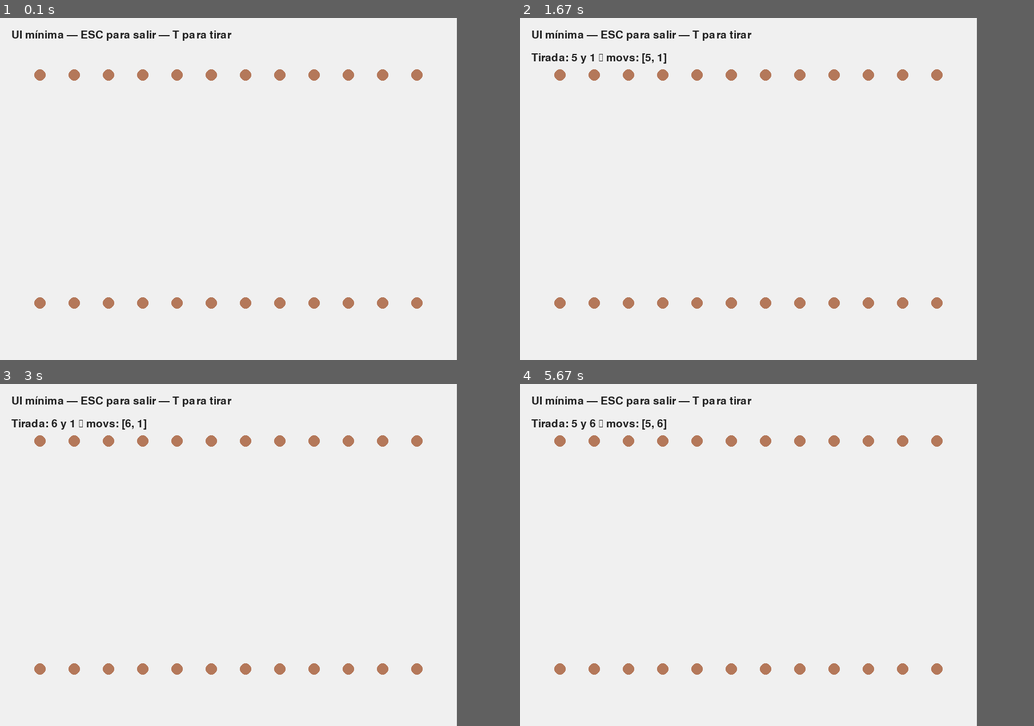
Above: before the commit, frames 1-4 (two rows, left to right).
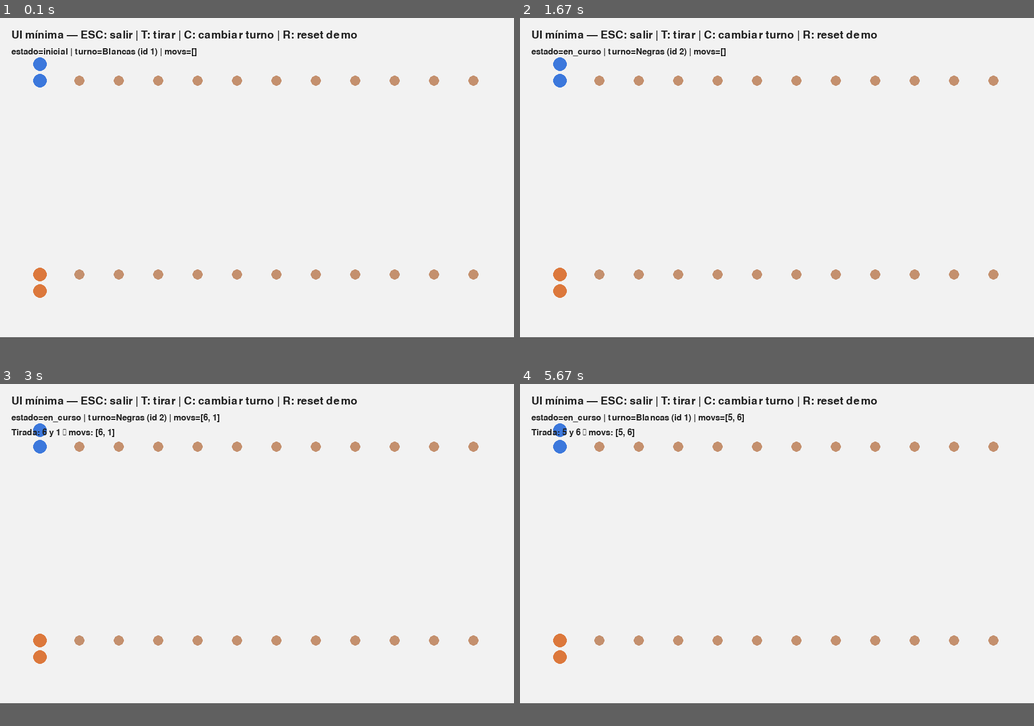
Above: after the commit, the same moments.

Repository: um-computacion/computacion-2025-backgammon-maxinavesi1
Game: pygame game, started from backgammon/pygame/pygame_ui.py
Two runs of this game, one before a commit and one after it. Both use one fixed random seed, a clock stepped at 60 frames per second and the inputs below.
Inputs:
- Up to frame 1 (0.1 s): no input
- Up to frame 2 (1.67 s): tap T at 0.33 s; hold R 0.67-1.13 s; tap C at 1.17 s
- Up to frame 3 (3 s): hold T 2.5-2.97 s
- Up to frame 4 (5.67 s): hold C 4-4.47 s; tap T at 5.5 s
In our replay, the window is 800x600 before the commit and 900x560 after it. These sizes can differ from the game's own. Grey fills any space a smaller window leaves; there, only what the larger window draws over its background counts as a difference.

The runs differ from the first frame. In frame 1, 3.4% of the frame differs, in the area x 2-94%, y 3-85%; in frame 2, 3.7%; in frame 3, 3.8%; in frame 4, 3.9%.

Commit message:
Demo completada

Diff:
--- a/backgammon/core/juego.py
+++ b/backgammon/core/juego.py
@@ -1,7 +1,9 @@
-from backgammon.core.tablero import Tablero
+"""Coordinación del juego: tablero, dados, turno y estado simple."""
+
+from backgammon.core.tablero import Tablero, PUNTOS
 from backgammon.core.dados import Dados
 from backgammon.core.jugador import Jugador
-from backgammon.core.tablero import PUNTOS
+
 
 class Juego:
     """Coordina el estado del juego, los dados y el turno actual."""
@@ -12,9 +14,16 @@
         self.__jugadores__ = [jugador1, jugador2]
         self.__dados__ = Dados()
         self.__indice_jugador_actual__ = 0 if indice_inicial not in (0, 1) else indice_inicial
+
         self.__barra__ = {jugador1.id: 0, jugador2.id: 0}
+
         self.__estado__ = "inicial"
         self.__movs_restantes__ = []
+
+    @property
+    def tablero(self):
+        """Acceso de solo lectura al tablero (para UI/testing)."""
+        return self.__tablero__
 
     @property
     def estado(self):
@@ -27,7 +36,7 @@
         return self.__jugadores__[self.__indice_jugador_actual__]
 
 
-    def usar_semilla(self, semilla):
+    def usar_semilla(self, semilla: int):
         """Fija la semilla de los dados (tiradas reproducibles)."""
         self.__dados__.fijar_semilla(semilla)
 
@@ -44,9 +53,9 @@
         """Devuelve una copia de los movimientos que quedan por usar."""
         return list(self.__movs_restantes__)
 
-
-    def aplicar_movimiento(self, desde, hasta):
+    def aplicar_movimiento(self, desde: int, hasta: int) -> bool:
         """Mueve una ficha del jugador actual si la distancia está disponible.
+        No cambia el turno; sólo consume la distancia si el movimiento ocurre.
         """
         distancia = abs(hasta - desde)
         if distancia not in self.__movs_restantes__:
@@ -54,18 +63,45 @@
 
         ok = self.__tablero__.mover_ficha(self.jugador_actual.id, desde, hasta)
         if ok:
-
             self.__movs_restantes__.remove(distancia)
         return ok
 
+    def mover_ficha(self, desde: int, hasta: int) -> bool:
+        """Mueve una ficha si la distancia está en los movimientos restantes.
+        Consume la distancia y, si no quedan, cambia el turno.
+        """
+        pid = self.jugador_actual.id
+        distancia = abs(hasta - desde)
+        if distancia not in self.__movs_restantes__:
+            return False
+
+        ok = self.__tablero__.mover_ficha(pid, desde, hasta)
+        if not ok:
+            return False
+
+        self.__movs_restantes__.remove(distancia)
+        if not self.__movs_restantes__:
+            self.cambiar_turno()
+        else:
+            self._actualizar_estado()
+        return True
+
+    def colocar_ficha_en(self, punto: int) -> bool:
+        """Coloca una ficha del jugador actual en 'punto'."""
+        pid = self.jugador_actual.id
+        ok = self.__tablero__.colocar_ficha(pid, punto)
+        if ok and self.__estado__ == "inicial":
+            self.__estado__ = "en_curso"
+        self._actualizar_estado()
+        return ok
 
     def cambiar_turno(self):
-        """Alterna el turno entre 0 y 1."""
+        """Alterna el turno entre 0 y 1 y limpia movimientos pendientes."""
         self.__indice_jugador_actual__ = 1 - self.__indice_jugador_actual__
         self.__movs_restantes__.clear()
         self._actualizar_estado()
 
-    def termino(self):
+    def termino(self) -> bool:
         """Indica si el juego terminó (hay ganador)."""
         return self.__tablero__.hay_ganador()
 
@@ -79,51 +115,11 @@
                 return j
         return None
 
-    def colocar_ficha_en(self, punto):
-        """Coloca una ficha del jugador actual en 'punto'."""
-        pid = self.jugador_actual.id
-        ok = self.__tablero__.colocar_ficha(pid, punto)
-        if ok and self.__estado__ == "inicial":
-            self.__estado__ = "en_curso"
-        self._actualizar_estado()
-        return ok
-
-    def mover_ficha(self, desde, hasta):
-        """Mueve una ficha si la distancia está en los movimientos restantes."""
-        pid = self.jugador_actual.id
-        distancia = abs(hasta - desde)
-        if distancia not in self.__movs_restantes__:
-            return False
-        ok = self.__tablero__.mover_ficha(pid, desde, hasta)
-        if not ok:
-            return False
-
-        self.__movs_restantes__.remove(distancia)
-
-        if not self.__movs_restantes__:
-            self.cambiar_turno()
-        else:
-            self._actualizar_estado()
-        return True
-
-    def _actualizar_estado(self):
-        """Actualiza 'terminado' si hay ganador, o 'en_curso' en caso contrario."""
-        if self.__tablero__.hay_ganador():
-            self.__estado__ = "terminado"
-        else:
-            if self.__movs_restantes__ and self.__estado__ != "inicial":
-                self.__estado__ = "en_curso"
-
-    def usar_semilla(self, n: int):
-        """Configura la semilla en los dados del juego."""
-        self.__dados__.fijar_semilla(n)
-
-    def estado_dict(self):
+    def estado_dict(self) -> dict:
         """Devuelve un snapshot del juego en un diccionario simple."""
         puntos = [self.__tablero__.punto(i)[:] for i in range(PUNTOS)]
         barra = {pid: self.__tablero__.fichas_en_barra(pid) for pid in self.__barra__.keys()}
         salidas = {pid: self.__tablero__.fichas_salidas(pid) for pid in self.__barra__.keys()}
-
         return {
             "estado": self.__estado__,
             "jugador_actual": self.jugador_actual.nombre,
@@ -132,9 +128,9 @@
             "puntos": puntos,
             "barra": barra,
             "salidas": salidas,
-            }
+        }
 
-    def resumen_estado(self):
+    def resumen_estado(self) -> str:
         """String corto para imprimir en CLI o logs."""
         e = self.estado_dict()
         return (f"estado={e['estado']} | turno={e['jugador_actual']} "
@@ -146,3 +142,11 @@
         self.__movs_restantes__.clear()
         self.__indice_jugador_actual__ = 0
         self.__estado__ = "inicial"
+
+    def _actualizar_estado(self):
+        """Actualiza 'terminado' si hay ganador; si no, 'en_curso' cuando corresponda."""
+        if self.__tablero__.hay_ganador():
+            self.__estado__ = "terminado"
+        else:
+            if self.__movs_restantes__ and self.__estado__ != "inicial":
+                self.__estado__ = "en_curso"
--- a/backgammon/pygame/pygame_app.py
+++ b/backgammon/pygame/pygame_app.py
@@ -1,40 +1,14 @@
-import sys
-import pygame
-from backgammon.core.juego import Juego
-from backgammon.core.jugador import Jugador
-from backgammon.core.tablero import PUNTOS
+"""Lanzador de la demo Pygame.
 
-ANCHO = 960
-ALTO = 480
-MARGEN = 20
-COLOR_FONDO = (240, 240, 240)
-COLOR_TEXTO = (20, 20, 20)
-COLOR_PUNTO = (200, 200, 200)
-COLOR_A = (60, 120, 220)
-COLOR_B = (220, 120, 60)
+Ejecución:
+    python -m backgammon.pygame.pygame_app
+"""
+from backgammon.pygame.pygame_ui import iniciar_ui
 
-def _posicion_punto(idx):
-    """Distribuye 24 puntos en dos filas de 12."""
-    fila = 0 if idx < 12 else 1
-    col = idx if idx < 12 else 23 - idx
-    ancho_util = ANCHO - 2 * MARGEN
-    esp = ancho_util // 12
-    x = MARGEN + col * esp + esp // 2
-    y = MARGEN + (ALTO - 2 * MARGEN) * (0.25 if fila == 0 else 0.75)
-    return x, y, esp
 
-def correr():
-    pygame.init()
-    pantalla = pygame.display.set_mode((ANCHO, ALTO))
-    pygame.display.set_caption("Backgammon (demo UI)")
-    clock = pygame.time.Clock()
-    font = pygame.font.SysFont(None, 24)
+def main() -> None:
+    iniciar_ui()
 
-    j1 = Jugador("A")
-    j2 = Jugador("B")
-    juego = Juego(j1, j2)
-    corriendo = True
-    while corriendo:
-        for ev in pygame.event.get():
-            if ev.type == pygame.QUIT:
-                corriendo = False
+
+if __name__ == "__main__":
+    main()
--- a/backgammon/pygame/pygame_ui.py
+++ b/backgammon/pygame/pygame_ui.py
@@ -1,69 +1,126 @@
-"""Ventana mínima con Pygame para ver algo en pantalla.
+"""Demo Pygame con estado de juego.
 
-Uso:
+Teclas:
+  ESC  → salir
+  T    → tirar dados (muestra movs)
+  C    → cambiar turno
+  R    → reset DEMO (2 fichas J1 en 0 y 2 fichas J2 en 23)
+
+Ejecución:
     python -m backgammon.pygame.pygame_ui
 """
 
+import sys
 import pygame
-import sys
-from backgammon.core.dados import Dados
 
-ANCHO = 800
-ALTO = 600
+from backgammon.core.juego import Juego
+from backgammon.core.jugador import Jugador
+from backgammon.core.tablero import PUNTOS
+
+ANCHO = 900
+ALTO = 560
 FPS = 60
-COLOR_FONDO = (240, 240, 240)
+COLOR_FONDO = (242, 242, 242)
 COLOR_TEXTO = (30, 30, 30)
-COLOR_PUNTO = (180, 120, 90)
+COLOR_PUNTO = (196, 144, 110)
+COLOR_J1 = (60, 120, 220)
+COLOR_J2 = (220, 120, 60)
 
-def dibujar_puntos(superficie):
-    radio = 10
-    margen = 40
-    espacio = (ANCHO - 2 * margen) // 12
-    y_sup = 100
-    for i in range(12):
-        x = margen + i * espacio + espacio // 2
-        pygame.draw.circle(superficie, COLOR_PUNTO, (x, y_sup), radio)
-    y_inf = ALTO - 100
-    for i in range(12):
-        x = margen + i * espacio + espacio // 2
-        pygame.draw.circle(superficie, COLOR_PUNTO, (x, y_inf), radio)
 
-def iniciar_ui(ancho=ANCHO, alto=ALTO):
+def _xy_punto(idx: int) -> tuple[int, int, int, int]:
+    """(x_centro, y_base, ancho_col, dir), dir = -1 (arriba) o +1 (abajo)."""
+    fila_sup = (idx < 12)
+    col = idx if fila_sup else (23 - idx)
+    margen = 36
+    ancho_util = ANCHO - 2 * margen
+    col_w = ancho_util // 12
+    x = margen + col * col_w + col_w // 2
+    y = 110 if fila_sup else (ALTO - 110)
+    return x, y, col_w, (-1 if fila_sup else 1)
+
+def _dibujar_puntos(surface: pygame.Surface) -> None:
+    radio = 9
+    for i in range(24):
+        x, y, _, _ = _xy_punto(i)
+        pygame.draw.circle(surface, COLOR_PUNTO, (x, y), radio)
+
+def _dibujar_fichas(surface: pygame.Surface, juego: Juego) -> None:
+    """Dibuja las fichas apiladas leyendo el tablero público (sin tocar privados)."""
+    t = juego.tablero
+    radio = 12
+    sep = 5
+    j1_id = 1
+    for i in range(PUNTOS):
+        x, y_base, _, dire = _xy_punto(i)
+        pila = t.punto(i)
+        for n, pid in enumerate(pila):
+            dy = (radio * 2 + sep) * n * dire
+            color = COLOR_J1 if pid == j1_id else COLOR_J2
+            pygame.draw.circle(surface, color, (x, y_base + dy), radio)
+
+def _demo_reset(juego: Juego) -> None:
+    """Tablero vacío + 2 fichas del jugador actual en 0 y 2 del otro en 23."""
+    t = juego.tablero
+    t.preparar_posicion_inicial()
+    j1 = juego.jugador_actual
+    otro = 1 if j1.id != 1 else 2
+    t.colocar_ficha(j1.id, 0)
+    t.colocar_ficha(j1.id, 0)
+    t.colocar_ficha(otro, 23)
+    t.colocar_ficha(otro, 23)
+
+def iniciar_ui(ancho: int = ANCHO, alto: int = ALTO) -> None:
     pygame.init()
     pygame.font.init()
+
     flags = pygame.SCALED if hasattr(pygame, "SCALED") else 0
-    pantalla = pygame.display.set_mode((ancho, alto), flags=flags)
+    screen = pygame.display.set_mode((ancho, alto), flags=flags)
     pygame.display.set_caption("Backgammon — demo")
-    reloj = pygame.time.Clock()
 
-    fuente = pygame.font.Font(None, 28)
-    titulo = fuente.render("UI mínima — ESC para salir — T para tirar", True, COLOR_TEXTO)
-    texto_tirada = None
+    clock = pygame.time.Clock()
+    f28 = pygame.font.Font(None, 28)
+    f20 = pygame.font.Font(None, 22)
 
-    dados = Dados()
+    # Juego de demo
+    j1 = Jugador("Blancas")
+    j2 = Jugador("Negras")
+    juego = Juego(j1, j2)
+    _demo_reset(juego)
+
+    ultimo_txt = None
 
     corriendo = True
     while corriendo:
-        for evento in pygame.event.get():
-            if evento.type == pygame.QUIT:
+        for ev in pygame.event.get():
+            if ev.type == pygame.QUIT:
                 corriendo = False
-            elif evento.type == pygame.KEYDOWN:
-                if evento.key == pygame.K_ESCAPE:
+            elif ev.type == pygame.KEYDOWN:
+                if ev.key == pygame.K_ESCAPE:
                     corriendo = False
-                elif evento.key == pygame.K_t:
-                    d1, d2, movs = dados.tirar()
-                    texto_tirada = fuente.render(
-                        f"Tirada: {d1} y {d2} → movs: {movs}", True, COLOR_TEXTO
-                    )
+                elif ev.key == pygame.K_t:
+                    d1, d2, movs = juego.tirar()
+                    ultimo_txt = f20.render(f"Tirada: {d1} y {d2} → movs: {movs}", True, COLOR_TEXTO)
+                elif ev.key == pygame.K_c:
+                    juego.cambiar_turno()
+                elif ev.key == pygame.K_r:
+                    _demo_reset(juego)
+                    ultimo_txt = None
 
-        pantalla.fill(COLOR_FONDO)
-        dibujar_puntos(pantalla)
-        pantalla.blit(titulo, (20, 20))
-        if texto_tirada:
-            pantalla.blit(texto_tirada, (20, 60))
+        screen.fill(COLOR_FONDO)
+        _dibujar_puntos(screen)
+        _dibujar_fichas(screen, juego)
+
+        estado = f"estado={juego.estado} | turno={juego.jugador_actual.nombre} (id {juego.jugador_actual.id}) | movs={juego.movimientos_disponibles()}"
+        titulo = f28.render("UI mínima — ESC: salir | T: tirar | C: cambiar turno | R: reset demo", True, COLOR_TEXTO)
+        info = f20.render(estado, True, COLOR_TEXTO)
+
+        screen.blit(titulo, (20, 20))
+        screen.blit(info,   (20, 52))
+        if ultimo_txt:
+            screen.blit(ultimo_txt, (20, 78))
 
         pygame.display.flip()
-        reloj.tick(FPS)
+        clock.tick(FPS)
 
     pygame.quit()
     sys.exit(0)
